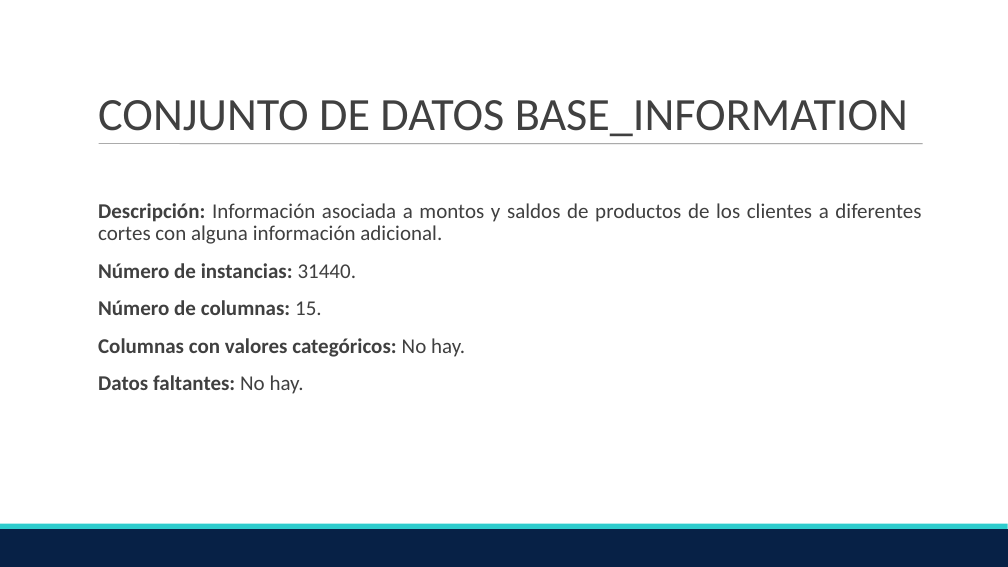
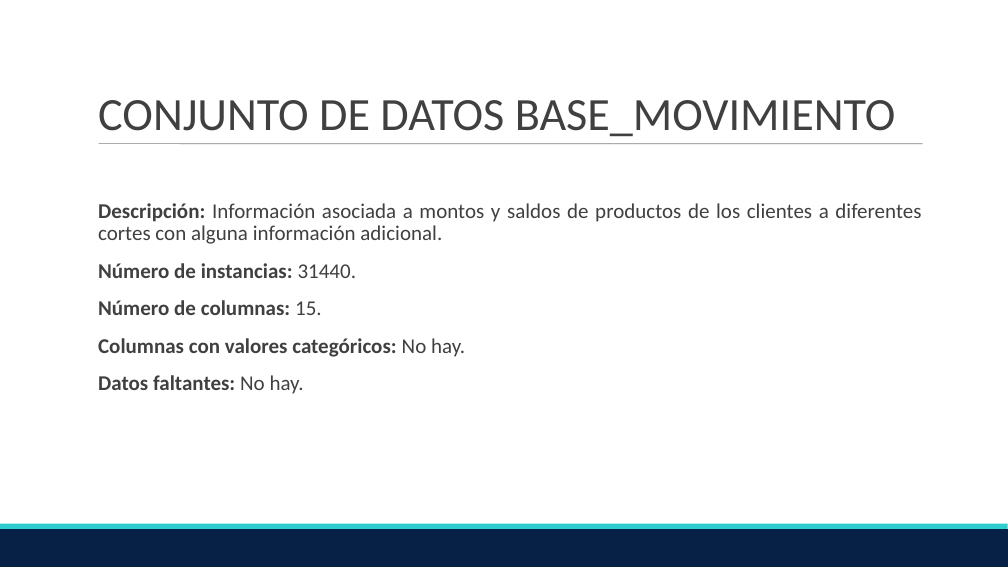
Before and after one commit to castellanosleonardo/test_ypd, a slide deck: slide 8 of Proyecto analítico Young Professional Data.ppt. Drawn at 1008x567 pixels with LibreOffice and Linux fonts; fonts in the diff are those of the drawing. Boxes give left, top, right and bottom in pixels: in the first picture for what was removed or moved away, otherwise in the second. Text is boxed around its words. In the diff, an @@ line names an element or a change of style, - is before the commit and + after.

Commit message:
Update title

```diff
--- a/Proyecto analítico Young Professional Data.ppt
+++ b/Proyecto analítico Young Professional Data.ppt
@@ title at (x1=98, y1=100, x2=896, y2=136): text changed @@
-CONJUNTO DE DATOS BASE_INFORMATION
+CONJUNTO DE DATOS BASE_MOVIMIENTO
```
Also in this commit, not shown: 1 other slide changed.
